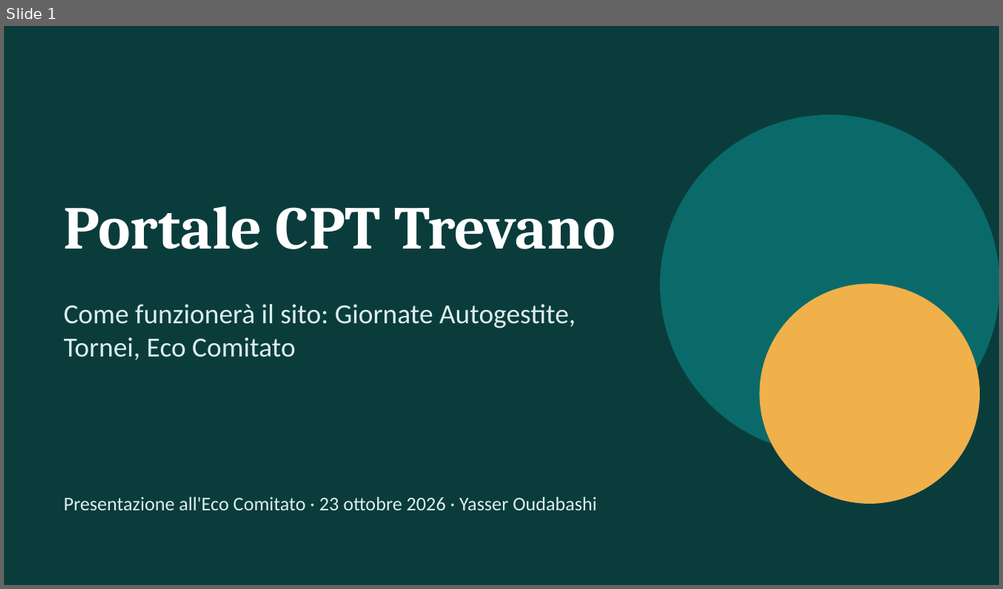
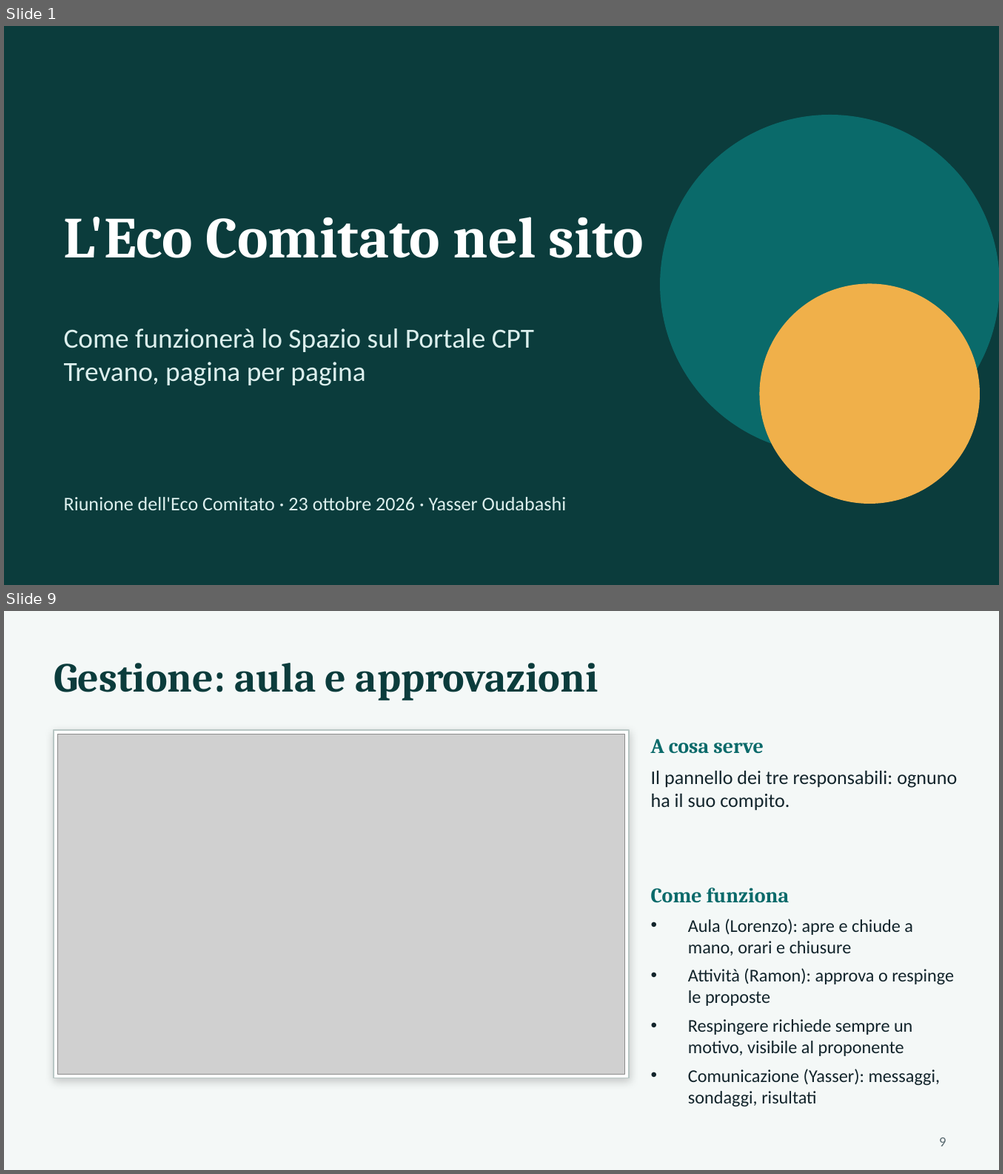
Before and after one commit to YasserOudabashi/CptSite, a slide deck: Presentazione/Presentazione_Sito_23-10-2026.pptx. Shown one above the other, each under a label of ours: slide 1 before the commit, slides 1 and 9 after it; the slides between them are not shown. The pictures are 1003x589 and 1003x1174 pixels, drawn with LibreOffice and Linux fonts; fonts in the diff are those of the drawing; grey boxes stand for pictures. Boxes give left, top, right and bottom in pixels: in the first picture for what was removed or moved away, otherwise in the second. Text is boxed around its words. In the diff, an @@ line names an element or a change of style, - is before the commit and + after.

```diff
--- a/Presentazione/Presentazione_Sito_23-10-2026.pptx
+++ b/Presentazione/Presentazione_Sito_23-10-2026.pptx
@@ slide 9 added at [4,611,999,1170], background #F4F8F7 @@
@@ text added at [54,663,598,701], 30 pt, text #0B3C3C, bold @@
+Gestione: aula e approvazioni
@@ rectangle added at [54,730,629,1079], fill #FFFFFF, outline #B9C7C5 1 pt @@
@@ picture added at [58,735,625,1074] @@
@@ text added at [651,739,763,754], 15 pt, text #0A6A6A, bold @@
+A cosa serve
@@ text added at [651,771,956,811], 14 pt, text #12242B @@
+Il pannello dei tre responsabili: ognuno ha il suo compito.
@@ text added at [651,888,788,903], 15 pt, text #0A6A6A, bold @@
+Come funziona
@@ text added at [688,919,953,1107], 13 pt, text #12242B @@
+• Aula (Lorenzo): apre e chiude a mano, orari e chiusure
+• Attività (Ramon): approva o respinge le proposte
+• Respingere richiede sempre un motivo, visibile al proponente
+• Comunicazione (Yasser): messaggi, sondaggi, risultati
@@ page number added at [939,1138,945,1147], 10 pt, text #58696F @@
+9
@@ slide 1 changed as well @@
@@ text at [64,217,643,258]: text changed; size 44 to 42 pt @@
-Portale CPT Trevano
+L'Eco Comitato nel sito
@@ text at [64,329,534,386]: text changed @@
-Come funzionerà il sito: Giornate Autogestite, Tornei, Eco Comitato
+Come funzionerà lo Spazio sul Portale CPT Trevano, pagina per pagina
@@ text at [64,497,566,511]: text changed @@
-Presentazione all'Eco Comitato · 23 ottobre 2026 · Yasser Oudabashi
+Riunione dell'Eco Comitato · 23 ottobre 2026 · Yasser Oudabashi
```
Also in this commit, not shown: 1 other slide changed, 12 other slides added, 10 slides removed, 1 other file.
